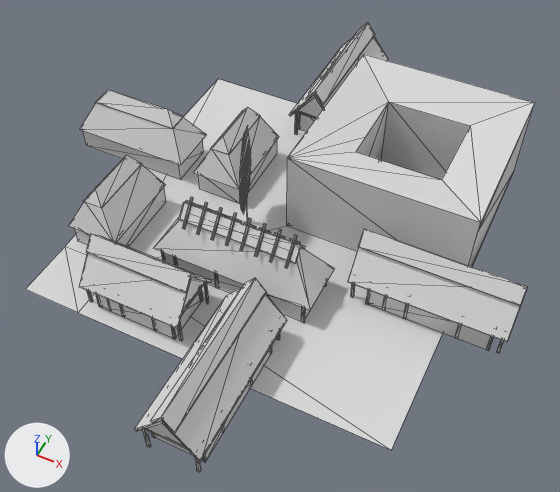
Before and after pictures for a commit that changed the OBJ model assets/stl_export/121r.obj.
Rendered twice from a camera (50 mm lens) standing at (19.2, -39.7, 46.8) and looking at (1.6, -4.3, 2.6). The axes (+X, +Y, +Z) are drawn at lower left. The lights are the same throughout. The picture after the commit comes second. Mesh edges are drawn as thin lines. Where no turn or scale is listed for an object, it has been applied to the vertices. Vertices at exactly the same position are counted once.

The first picture shows '121r'.
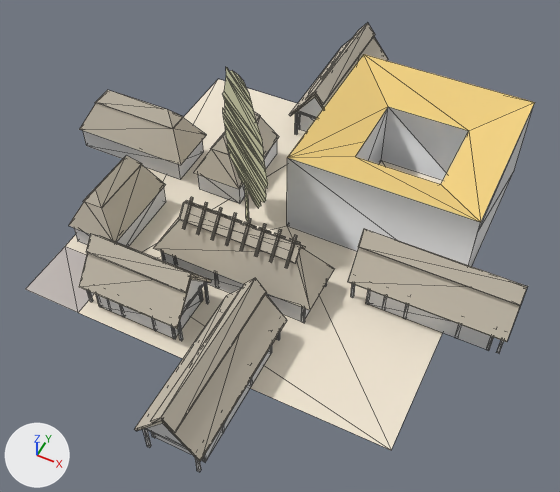
Boxes (x1, y1, x2, y2) around the edits, measured in the pictures (560 x 492 px; the box of a moved part takes in the faces that stretch with it):
```json
{"part": 1, "of": "me_121r", "change": "moved or reshaped", "before": [128, 54, 535, 450], "after": [128, 54, 535, 450]}
{"part": 2, "of": "me_121r", "change": "recoloured", "before": [25, 246, 94, 313], "after": [25, 246, 94, 313]}
{"part": 3, "of": "me_121r", "change": "recoloured", "before": [68, 23, 528, 461], "after": [68, 23, 528, 461]}
{"part": 4, "of": "me_121r", "change": "recoloured", "before": [66, 80, 389, 449], "after": [66, 80, 389, 449]}
```

The change, as JSON lines over the scene's bpy script:
```json
{"op": "add", "block": "mat_material", "code": ["mat_material = principled_material('Material')", "mat_material.base_color = (0.878, 0.639, 0.224)  # yellow #f1d182", "mat_material.roughness = 1.0"]}
{"op": "add", "block": "mat_road", "code": ["mat_road = principled_material('road')", "mat_road.base_color = (0.537, 0.49, 0.467)  # light grey #c2bab6", "mat_road.roughness = 1.0"]}
{"op": "add", "block": "mat_cortyard", "code": ["mat_cortyard = principled_material('cortyard')", "mat_cortyard.base_color = (0.878, 0.792, 0.651)  # pale yellow #f1e6d3", "mat_cortyard.roughness = 1.0"]}
{"op": "add", "block": "mat_straw", "code": ["mat_straw = principled_material('straw')", "mat_straw.base_color = (0.569, 0.514, 0.42)  # light grey #c7bead", "mat_straw.roughness = 1.0"]}
{"op": "add", "block": "mat_w", "code": ["mat_w = principled_material('w')", "mat_w.base_color = (0.757, 0.757, 0.502)  # beige #e2e2bc", "mat_w.roughness = 1.0"]}
{"block": "me_121r", "where": "# used by ob_121r; location = (0.0, 0.0, 0.0)"}
{"op": "remove", "block": "me_121r", "code": "me_121r.from_pydata(...)  # 1045 vertices, 1600 faces; spans x -20.9..19.4, y -22.1..22.6, z 0.0..9.3"}
{"op": "add", "block": "me_121r", "code": "me_121r.from_pydata(...)  # 1044 vertices, 1602 faces; spans x -20.9..19.4, y -22.1..22.6, z 0.0..14.4"}
{"block": "me_121r", "change": "me_121r part 1"}
{"block": "me_121r", "change": "68 vertices are removed from x -4.1..11.0, y -3.7..11.0, z 0.0..9.3"}
{"block": "me_121r", "change": "92 faces are deleted"}
{"block": "me_121r", "change": "4 vertices move from x -3.2..4.0, y -0.9..6.0, z 0.0..6.5 to x -3.5..4.0, y -0.9..6.0, z 0.0..6.0"}
{"block": "me_121r", "change": "67 vertices are added at x -6.5..11.0, y -3.8..11.0, z 0.0..14.4"}
{"block": "me_121r", "change": "11 new faces join them, mat_default (light grey #dadada)"}
{"block": "me_121r", "change": "68 new faces join them, mat_w (beige #e2e2bc)"}
{"block": "me_121r", "change": "6 new faces join them, mat_cortyard (pale yellow #f1e6d3)"}
{"block": "me_121r", "change": "9 new faces join them, mat_material (yellow #f1d182)"}
{"block": "me_121r", "change": "me_121r part 2: 2 faces spanning x -15.0..-10.0, y -15.0..-10.0, z 0.0 switch from mat_default (light grey #dadada) to mat_road (light grey #c2bab6)"}
{"block": "me_121r", "change": "me_121r part 3: 442 faces spanning x -20.9..19.4, y -22.1..22.6, z 2.0..6.5 switch from mat_default (light grey #dadada) to mat_straw (light grey #c7bead)"}
{"block": "me_121r", "change": "me_121r part 4: 2 faces spanning x -15.0..15.0, y -15.0..15.0, z 0.0 switch from mat_default (light grey #dadada) to mat_cortyard (pale yellow #f1e6d3)"}
{"op": "add", "block": "me_121r", "code": "me_121r.materials.append(mat_w)  # beige #e2e2bc"}
{"op": "add", "block": "me_121r", "code": "me_121r.materials.append(mat_material)  # yellow #f1d182"}
```
